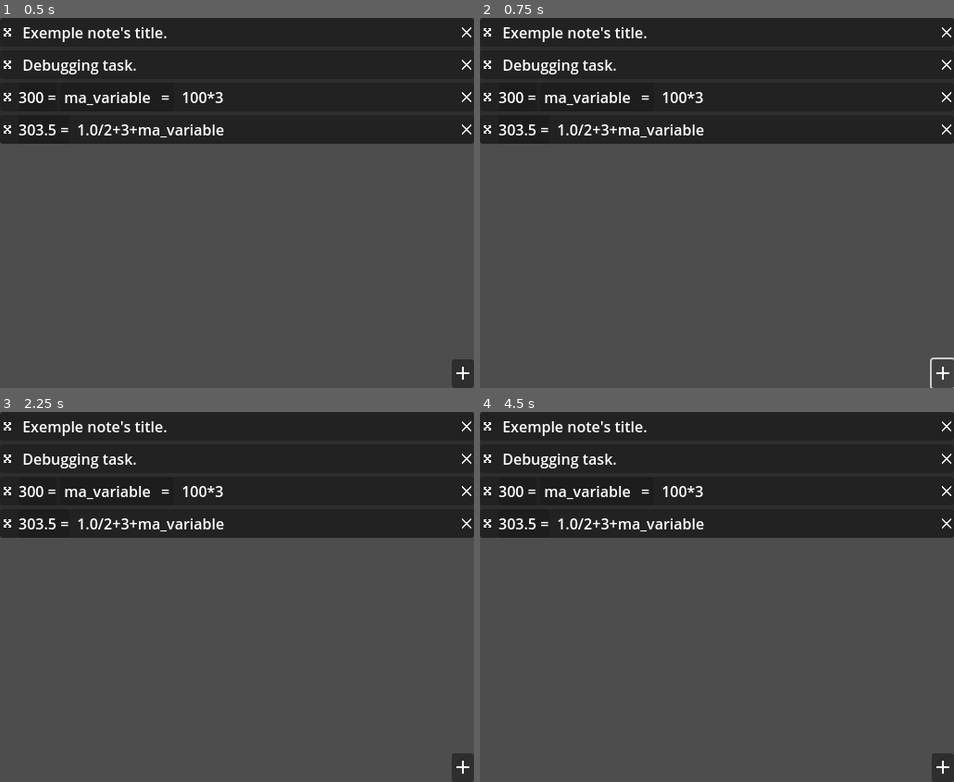
Above: before the commit, frames 1-4 (two rows, left to right).
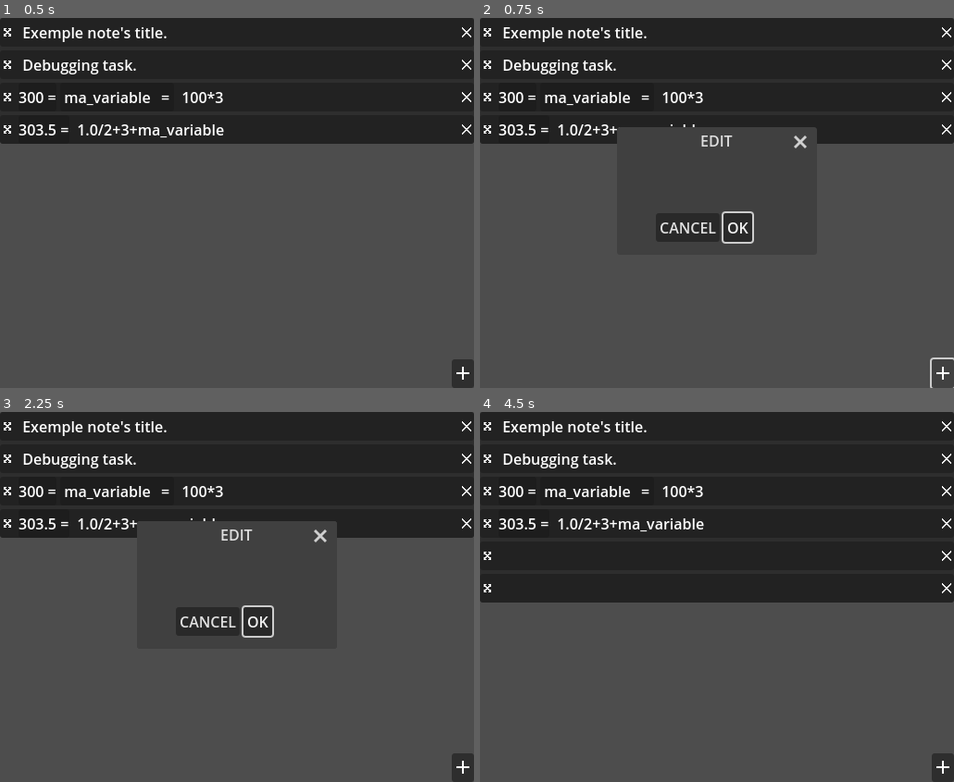
Above: after the commit, the same moments.

Repository: xorblo-doitus/Bloc-notes-plus-plus
Game: Godot game, scene res://src/app/main.tscn
The game is run twice, just before and just after one commit, with the same random seed, the same clock (stepped at 60 frames per second) and the same inputs. The engine's default icon, where the game draws it, is replaced by a stand-in: a white triangle on a blue panel in a dark square.
Inputs (mouse positions are in pixels of both pictures, inside the frame that each line leads up to):
- Up to frame 1 (0.5 s): no input
- Up to frame 2 (0.75 s): click (944, 373) at 0.52 s
- Up to frame 3 (2.25 s): click (464, 767) at 1.27 s; click (9, 426) at 2.02 s
- Up to frame 4 (4.5 s): click (489, 426) at 2.77 s; click (735, 622) at 3.5 s, where only the run after the commit has a clickable "OK"; click (735, 622) at 4.25 s, where only the run after the commit has a clickable "OK"

Frame 1 is identical in both runs. In frame 2, 3.5% of the frame differs, in the area x 28-72%, y 29-61%; in frame 3, 3.5%; in frame 4, 17%, in the area x 0-100%, y 33-52%.

Commit message:
User can note create (only basic) notes

Diff:
--- a/src/app/main.gd
+++ b/src/app/main.gd
@@ -27,7 +27,6 @@
 	)
 
 	if loaded_workspace is ErrorHelper:
-
 		if not loaded_workspace.godot_builtin_error == ERR_FILE_NOT_FOUND:
 			loaded_workspace.set_description(
 				tr(&"ERROR_WORKSPACE_LOAD_FAILED")
@@ -89,3 +88,7 @@
 	#notes_display.note_list = workspace.note_list
 	#
 	#_listening_to_notes_change = true
+
+
+func _on_note_created(note: Note) -> void:
+	workspace.note_list.notes.append(note)
--- a/src/app/main.tscn
+++ b/src/app/main.tscn
@@ -3,7 +3,7 @@
 [ext_resource type="Script" path="res://src/app/main.gd" id="1_71xkc"]
 [ext_resource type="PackedScene" uid="uid://bbqidfrhlnl3x" path="res://src/gui/displaying_notes/note_list_display.tscn" id="2_670oq"]
 [ext_resource type="PackedScene" uid="uid://elxiakmjubkb" path="res://src/gui/user_input/rich_text_edit.tscn" id="3_3xdaj"]
-[ext_resource type="Texture2D" uid="uid://crs2ptgltvwm5" path="res://src/assets/images/icons/add.png" id="4_o3tyg"]
+[ext_resource type="PackedScene" uid="uid://d2vufis0m7yg5" path="res://src/gui/user_input/note_edition/create_note.tscn" id="4_5y3he"]
 
 [node name="Main" type="Control" node_paths=PackedStringArray("notes_display")]
 layout_mode = 3
@@ -37,6 +37,7 @@
 layout_mode = 2
 size_flags_horizontal = 3
 
-[node name="Button" type="Button" parent="VBoxContainer/Adding"]
+[node name="CreateNote" parent="VBoxContainer/Adding" instance=ExtResource("4_5y3he")]
 layout_mode = 2
-icon = ExtResource("4_o3tyg")
+
+[connection signal="note_created" from="VBoxContainer/Adding/CreateNote" to="." method="_on_note_created"]
--- a/src/app/workspace_save.gd
+++ b/src/app/workspace_save.gd
@@ -26,12 +26,3 @@
 var note_list: NoteList = NoteList.new().mimic(DEFAULT_NOTES):
 	set(new):
 		note_list.mimic(new)
-
-
-
-#func _init() -> void:
-	#note_list.changed.connect(_on_note_list_changed)
-
-
-#func _on_note_list_changed(_new: Array[Note], _old: Array[Note]) -> void:
-	#changed.emit()
